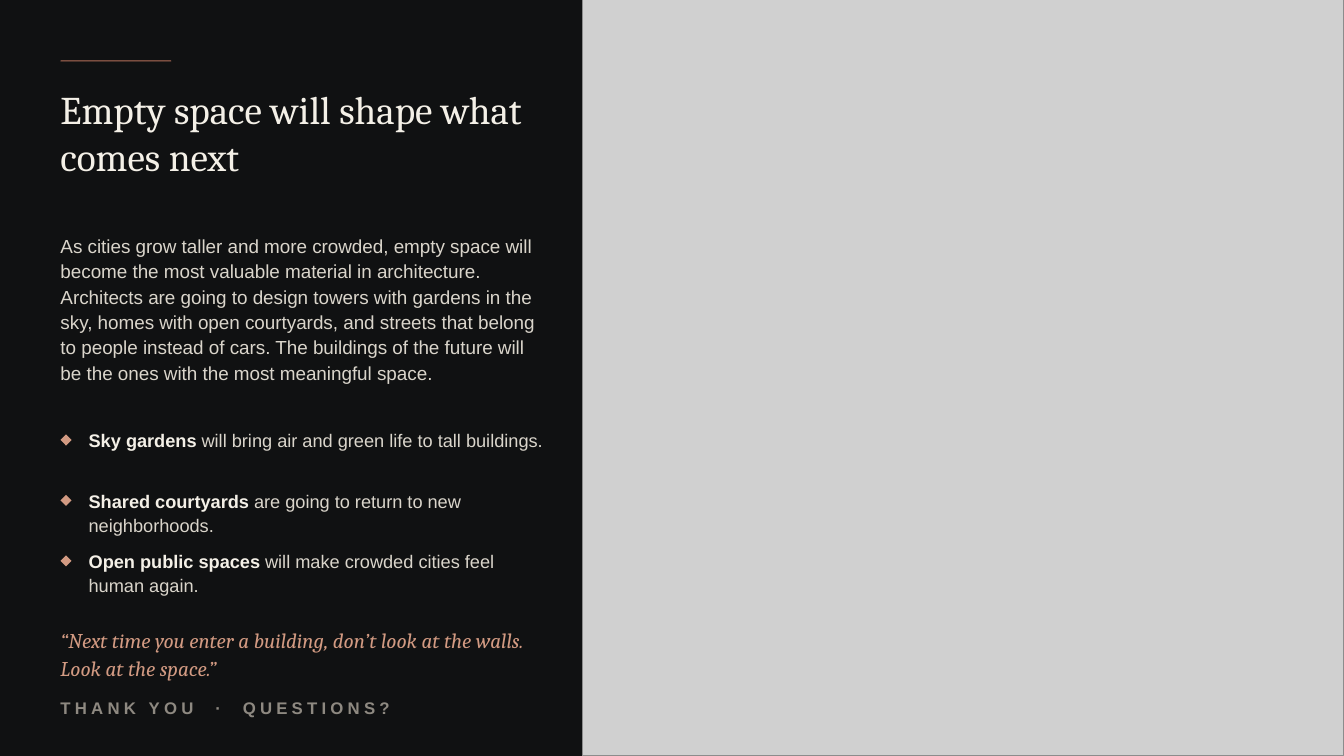
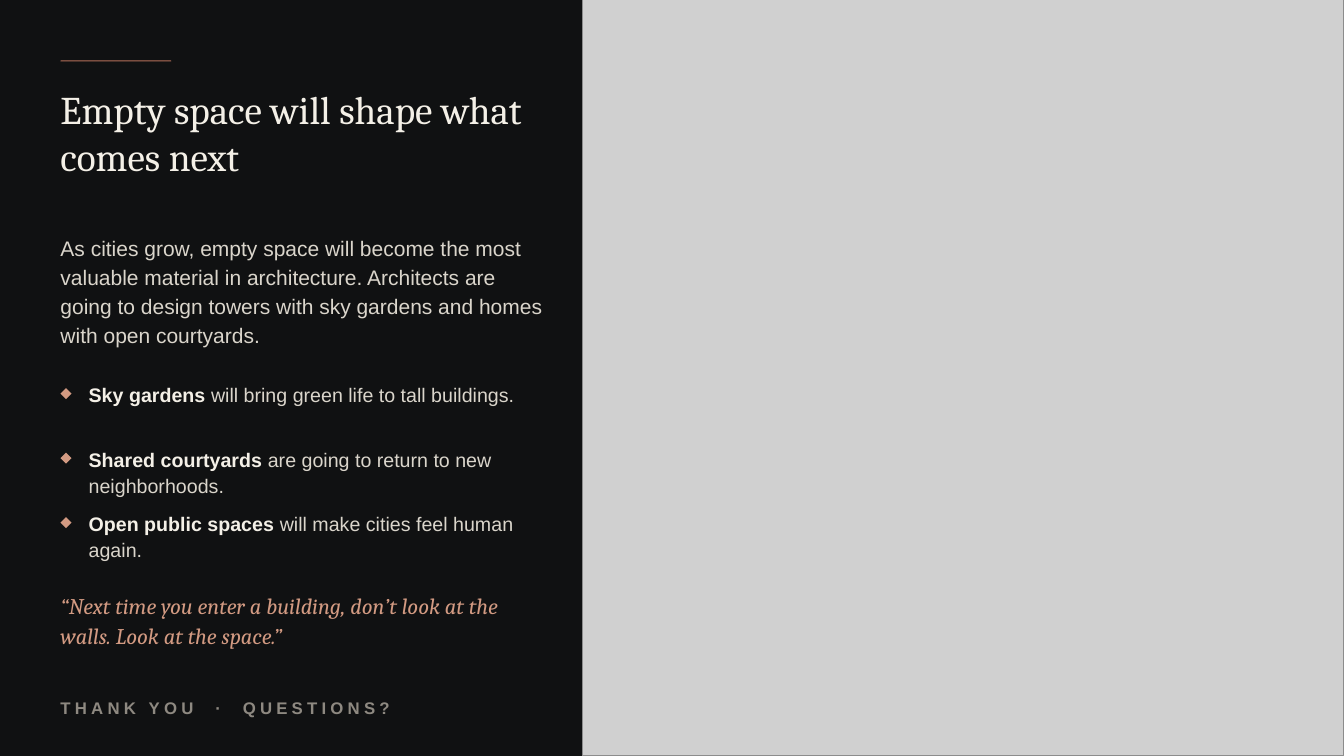
Before and after one commit to s2512013660-art/Akli, a slide deck: slide 8 of presentation-kit/empty-space-topic/The-Architecture-of-Empty-Space_Final.pptx. Drawn at 1344x756 pixels with LibreOffice and Linux fonts; fonts in the diff are those of the drawing; grey boxes stand for pictures; background and template pictures are left out. Boxes give left, top, right and bottom in pixels: in the first picture for what was removed or moved away, otherwise in the second. Text is boxed around its words. In the diff, an @@ line names an element or a change of style, - is before the commit and + after.

```diff
--- a/presentation-kit/empty-space-topic/The-Architecture-of-Empty-Space_Final.pptx
+++ b/presentation-kit/empty-space-topic/The-Architecture-of-Empty-Space_Final.pptx
@@ text at [60,240,542,347]: text changed; size 13.5 to 15 pt @@
-As cities grow taller and more crowded, empty space will become the most valuable material in architecture. Architects are going to design towers with gardens in the sky, homes with open courtyards, and streets that belong to people instead of cars. The buildings of the future will be the ones with the most meaningful space.
+As cities grow, empty space will become the most valuable material in architecture. Architects are going to design towers with sky gardens and homes with open courtyards.
@@ diamond: place and size @@
-diamond at [60,435,72,446]
+diamond at [60,388,72,399]
@@ text at [89,387,514,406]: text changed; size 13 to 14 pt @@
-Sky gardens will bring air and green life to tall buildings.
+Sky gardens will bring green life to tall buildings.
@@ text "Shared courtyards are going to ..." at [89,452,491,497]: size 13 to 14 pt @@
@@ 2 diamonds, 1 text: place and size @@
-2 diamonds, 1 text at [60,494,461,567]
+2 diamonds, 1 text at [60,452,491,528]
@@ text at [89,516,513,561]: text changed; size 13 to 14 pt @@
-Open public spaces will make crowded cities feel human again.
+Open public spaces will make cities feel human again.
@@ text "“Next time you enter a ...": place and size @@
-text "“Next time you enter a ..." at [60,633,523,681]
+text "“Next time you enter a ..." at [60,598,498,649]
@@ text "“Next time you enter a ..." at [60,598,498,649]: size 15 to 16 pt @@
```
Also in this commit, not shown: 6 other slides changed, 2 other files.
